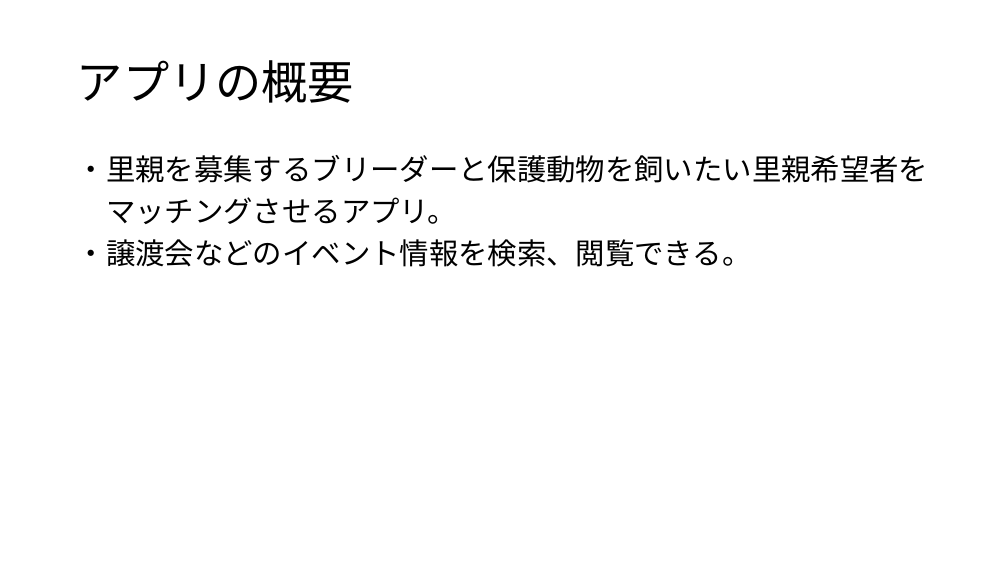
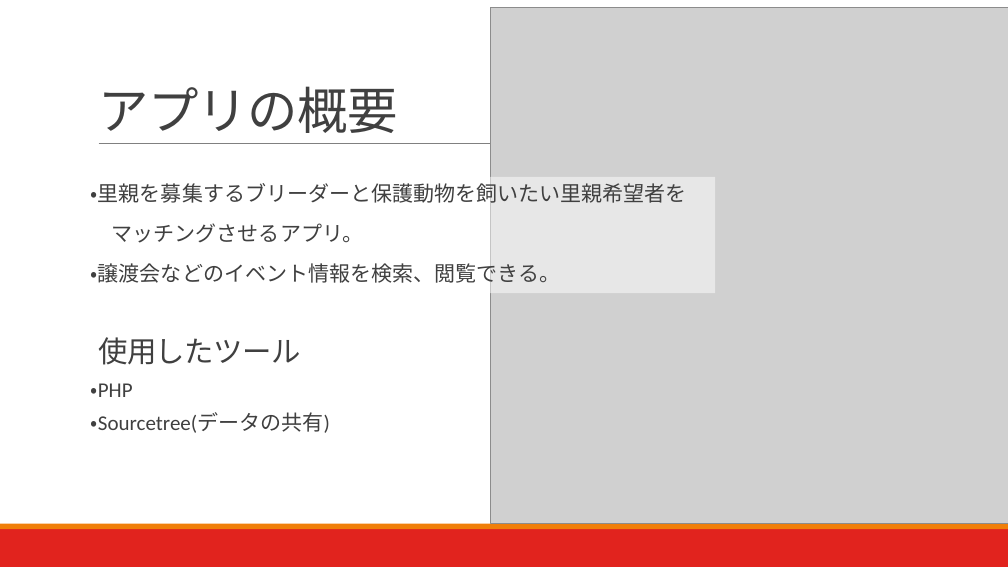
Before and after one commit to yu-kobatake/kfc, a slide deck: slide 3 of KFC発表資料.pptx. Drawn at 1008x567 pixels with LibreOffice and Linux fonts; fonts in the diff are those of the drawing; grey boxes stand for pictures. Boxes give left, top, right and bottom in pixels: in the first picture for what was removed or moved away, otherwise in the second. Text is boxed around its words. In the diff, an @@ line names an element or a change of style, - is before the commit and + after.

```diff
--- a/KFC発表資料.pptx
+++ b/KFC発表資料.pptx
@@ title "アプリの概要": place and size @@
-title "アプリの概要" at (77, 60, 354, 103)
+title "アプリの概要" at (98, 86, 398, 133)
@@ title "アプリの概要" at (98, 86, 398, 133): size 44 to 48 pt, font Noto Sans CJK JP to Calibri, text colour #000000 to #404040, letter spacing 0 to -0.5 pt; line spacing 0.9 to 0.85; vertical alignment middle to bottom @@
@@ picture added at (491, 8, 1008, 523) @@
@@ line added from (99, 144) to (923, 144), #808080 0.5 pt @@
@@ text "・里親を募集するブリーダーと保護動物を飼いたい里親希望者を": place and size @@
-text "・里親を募集するブリーダーと保護動物を飼いたい里親希望者を" at (77, 155, 928, 267)
+text "・里親を募集するブリーダーと保護動物を飼いたい里親希望者を" at (91, 177, 715, 293)
@@ text "・里親を募集するブリーダーと保護動物を飼いたい里親希望者を" at (91, 177, 715, 293): size 28 to 20 pt, font Noto Sans CJK JP to Calibri, text colour #000000 to #404040; line spacing 0.9 to 1; more space between paragraphs; fill none to #FFFFFF at 50% opacity @@
@@ text added at (98, 337, 300, 365), 28 pt, text #404040 @@
+使用したツール
@@ text added at (91, 383, 133, 397), 20 pt, text #404040 @@
+・PHP
@@ text added at (91, 412, 330, 433), 20 pt, text #404040 @@
+・Sourcetree(データの共有)
@@ rectangle added at (0, 529, 1008, 567), fill #E1231E @@
@@ rectangle added at (0, 524, 1008, 529), fill #F07F09 @@
```
Also in this commit, not shown: 9 other slides changed, 6 slides added, 1 other file.
